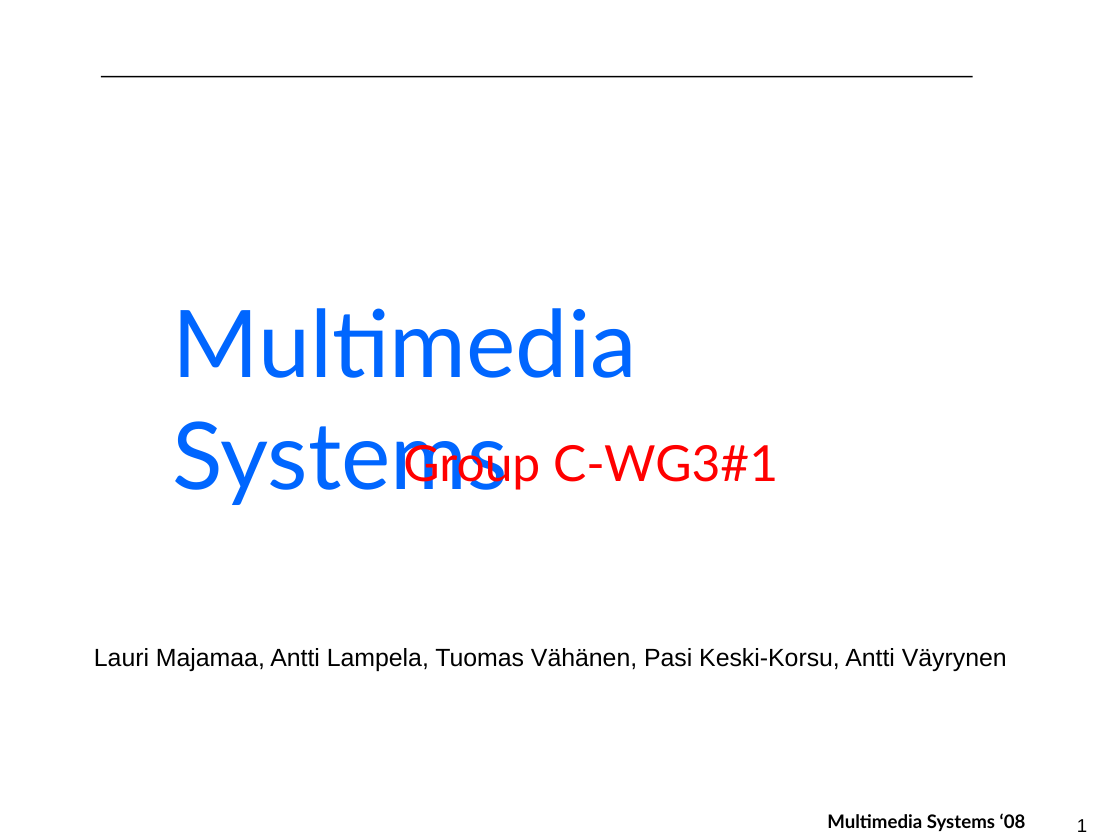
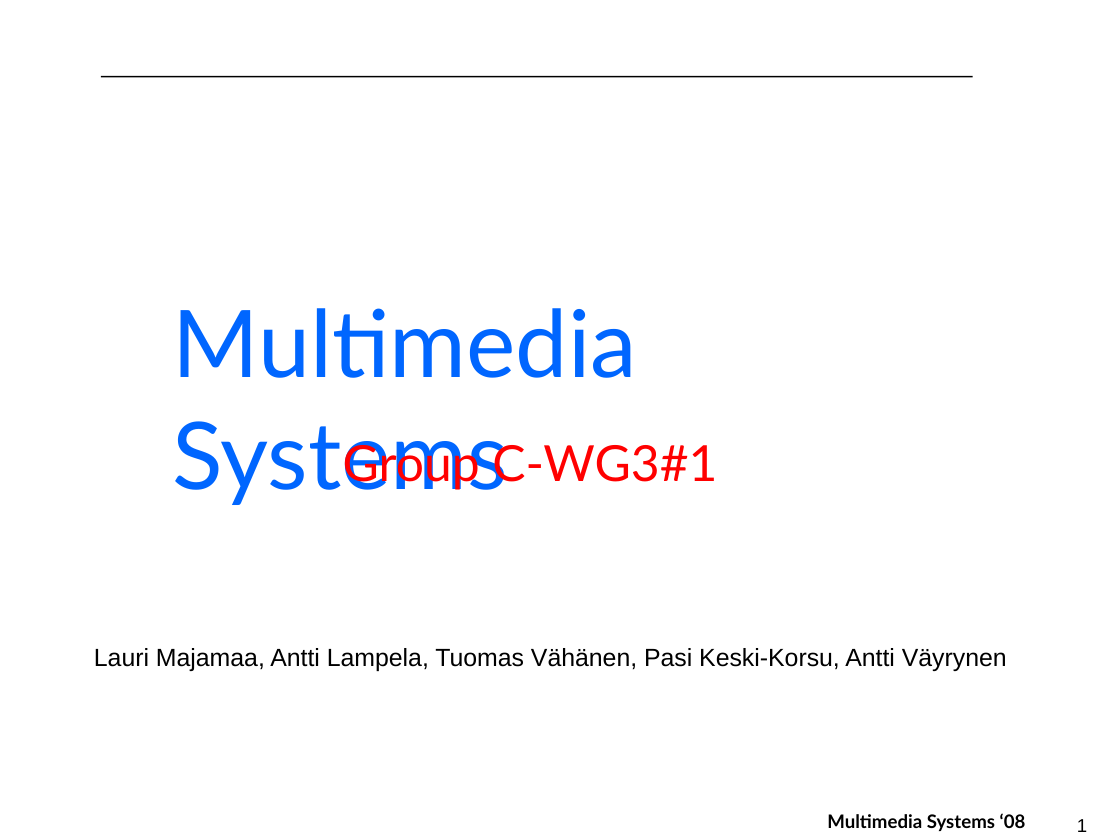
Before and after one commit to tv/C-WG3-1, a slide deck: slide 1 of docs/MMS_Final_Presentation.pptx. Drawn at 1120x840 pixels with LibreOffice and Linux fonts; fonts in the diff are those of the drawing; background and template pictures are left out. Boxes give left, top, right and bottom in pixels: in the first picture for what was removed or moved away, otherwise in the second. Text is boxed around its words. In the diff, an @@ line names an element or a change of style, - is before the commit and + after.

```diff
--- a/docs/MMS_Final_Presentation.pptx
+++ b/docs/MMS_Final_Presentation.pptx
@@ text "Group C-WG3#1" moved from (x1=403, y1=441, x2=778, y2=490) to (x1=343, y1=438, x2=717, y2=490) @@
```
Also in this commit, not shown: 3 other slides changed, 6 slides added, 2 slides removed.
